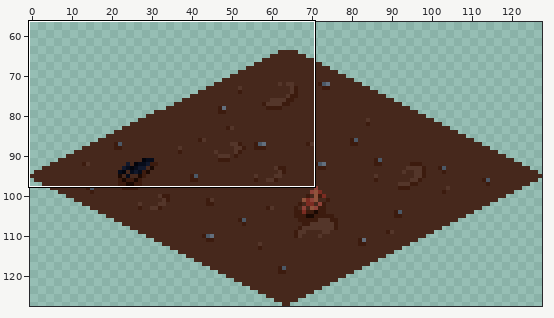
Sprite sheet, stored at MonoGameCross-PlatformDesktopApplication/Content/CompressedContent/textures/Environment/ground0.png. Above, an overview of the earlier version with the close-up marked.
Close-up. Before the commit:
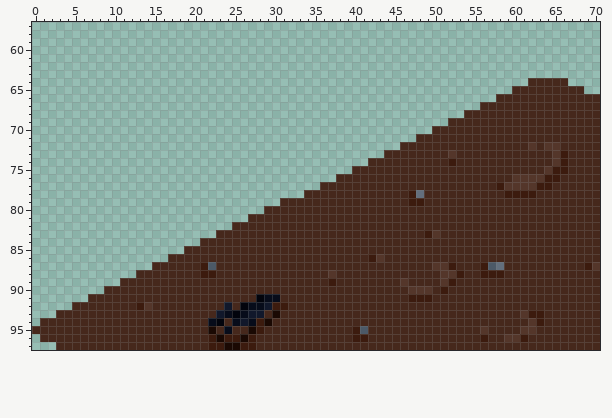
The file is 128x128 pixels. Shown: x 0..70, y 57..97. The wide view leaves out empty margins.
After:
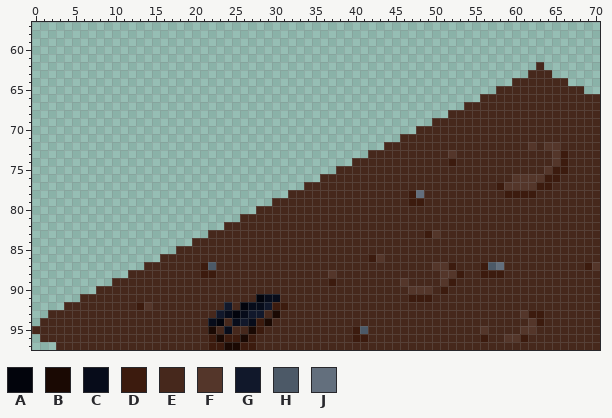
Palette (. is transparent): A #02040c  B #1a0903  C #070c1a  D #3c1b0e  E #46281c  F #54362a  G #11182b  H #4c5967  J #636f7d
Changes in this commit:
Colour E now appears in row 62 at x 63; in row 63 at x 62 to 64; in row 64 at x 60 to 61; in row 65 at x 58 to 59; in row 66 at x 56 to 57; in row 67 at x 54 to 55.
Colour E now appears in row 68 at x 52 to 53; in row 69 at x 50 to 51; in row 70 at x 48 to 49; in row 71 at x 46 to 47; in row 72 at x 44 to 45; in row 73 at x 42 to 43.
Colour E now appears in row 74 at x 40 to 41; in row 75 at x 38 to 39; in row 76 at x 36 to 37; in row 77 at x 34 to 35; in row 78 at x 32 to 33; in row 79 at x 30.
Colour E now appears in row 80 at x 28; in row 81 at x 26; in row 82 at x 24; in row 83 at x 22; in row 84 at x 20; in row 85 at x 18.
Colour E now appears in row 86 at x 16; in row 87 at x 14; in row 88 at x 12; in row 89 at x 10; in row 90 at x 8; in row 91 at x 6.
Colour E now appears in row 92 at x 4; in row 93 at x 2.
Where, in picture pixels (left, top, right, bottom), the same in both close-ups:
added: (48, 62, 552, 318)
